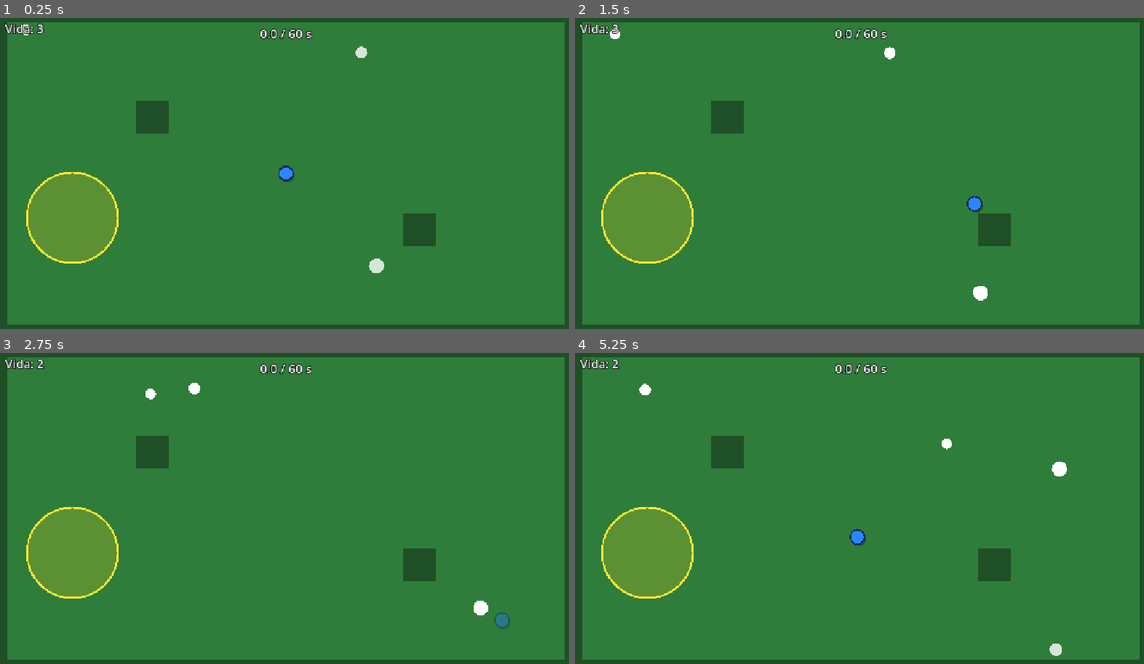
Above: before the commit, frames 1-4 (two rows, left to right).
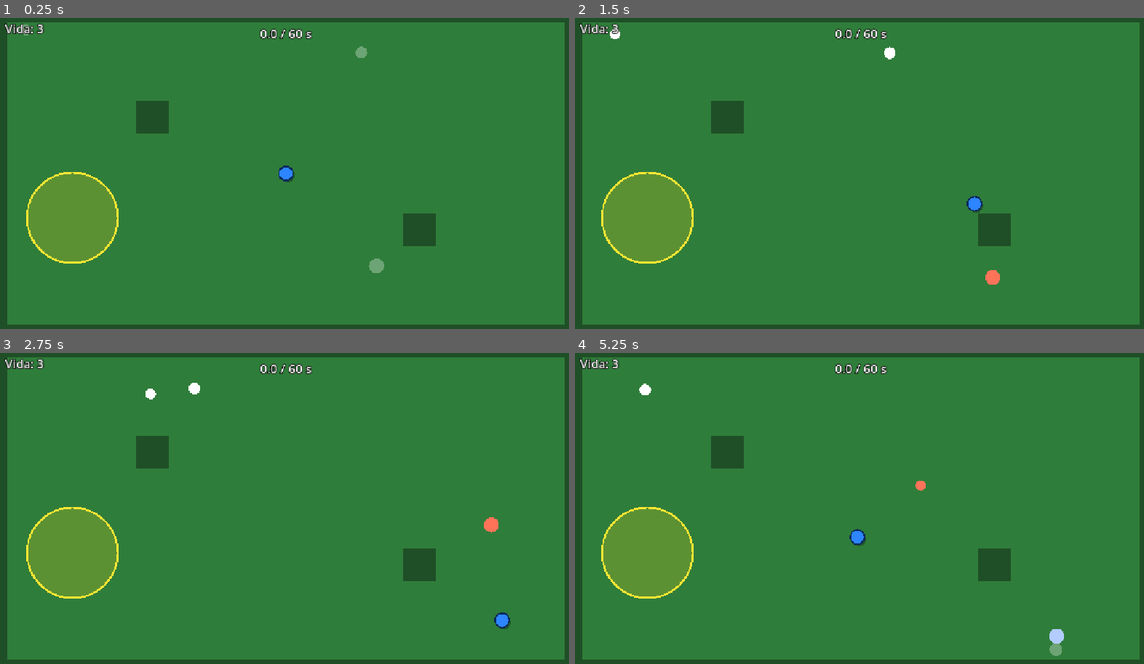
Above: after the commit, the same moments.

Repository: ygor2812/Estadio-Invadido
Game: Godot game, scene res://scenes/main.tscn
Same seed, same stepped clock (60 frames per second), same inputs: the game is played once before the commit and once after it.
Inputs:
- Up to frame 1 (0.25 s): no input
- Up to frame 2 (1.5 s): tap Enter (ui_accept) at 0.5, 0.6, 0.77, 1.07, 1.35 s; hold D 0.53-1.28 s; hold S from 1.28 s (still down)
- Up to frame 3 (2.75 s): tap Enter (ui_accept) at 1.52, 1.82, 2.1 s; release S at 2.03 s; hold D from 2.03 s (still down)
- Up to frame 4 (5.25 s): release D at 2.78 s; hold W 2.78-3.53 s; tap Enter (ui_accept) at 2.85, 3.02, 3.32, 3.6, 3.77, 4.07, 4.35, 4.52, 4.82, 5.1 s; hold A 3.53-5.03 s; hold S from 5.03 s (still down)

The runs differ from the first frame. In frame 1, 0.2% of the frame differs, in the area x 4-68%, y 2-83%; in frame 2, 0.2%; in frame 3, 0.3%; in frame 4, 0.4%, in the area x 6-87%, y 2-98%.

Commit message:
aula-10: Maquina de estados das bolas e organização de arquivos nas pastas

Diff:
--- a/Scripts/bola.gd
+++ b/Scripts/bola.gd
@@ -1,43 +1,123 @@
 extends RigidBody2D
-## Bola quicante. A física (bounce 1, sem atrito, sem gravidade) e o visual
-## (Polygon2D branco) estão na cena bola.tscn. Aqui fica só a lógica.
+#Foi usado a Assistencia de IA na correção de erros das maquinas de estado e na criacao de bolas com tamanhos de diferentes
+const RAIO_BASE := 12.0
 
-const RAIO_BASE := 12.0 # raio do desenho e da colisão em bola.tscn
+const DISTANCIA_CACA := 200.0
+const DISTANCIA_DESISTE := 340.0
+const TEMPO_MINIMO_CACA := 0.8
+const FORCA_CACA := 2.5
+const TEMPO_CACANDO := 3.0
+const TEMPO_CANSADA := 1.5
+const MAX_CACANDO := 3
+
+enum Estado { SURGINDO, QUICANDO, CACANDO, CANSADA }
+
+static var cacando_agora := 0
 
 var raio: float = 12.0
 var velocidade: float = 200.0
-var vel: Vector2 = Vector2.ZERO # velocidade inicial (direção * velocidade)
-var protecao: float = 1.0       # fica parada e piscando antes de começar a se mover
+var vel: Vector2 = Vector2.ZERO
+
+var estado: Estado = Estado.SURGINDO
+var tempo := 0.0
 
 @onready var forma: CollisionShape2D = $CollisionShape2D
 @onready var corpo: Polygon2D = $Corpo
 
 
 func _ready() -> void:
-	# cada bola tem o seu próprio tamanho (duplica o shape para não afetar as outras)
 	var circulo := forma.shape.duplicate() as CircleShape2D
 	circulo.radius = raio
 	forma.shape = circulo
 	corpo.scale = Vector2.ONE * (raio / RAIO_BASE)
+	trocar_estado(Estado.SURGINDO)
 
-	# começa congelada e piscando durante o tempo de proteção
-	freeze = true
-	corpo.modulate.a = 0.3
+
+func _exit_tree() -> void:
+	if estado == Estado.CACANDO:
+		cacando_agora = maxi(cacando_agora - 1, 0)
 
 
 func _physics_process(delta: float) -> void:
-	if protecao > 0.0:
-		protecao -= delta
-		corpo.modulate.a = 0.3 if int(protecao * 10.0) % 2 == 0 else 0.8
-		if protecao <= 0.0:
+	tempo += delta
+
+	match estado:
+		Estado.SURGINDO:
+			corpo.modulate.a = 0.3 if int(tempo * 10.0) % 2 == 0 else 0.8
+			if tempo >= 1.0:
+				trocar_estado(Estado.QUICANDO)
+
+		Estado.QUICANDO:
+			if cacando_agora < MAX_CACANDO and jogador_perto():
+				trocar_estado(Estado.CACANDO)
+
+		Estado.CACANDO:
+			if tempo >= TEMPO_CACANDO:
+				trocar_estado(Estado.CANSADA)
+			elif tempo >= TEMPO_MINIMO_CACA and not jogador_perto(DISTANCIA_DESISTE):
+				trocar_estado(Estado.CANSADA)
+
+		Estado.CANSADA:
+			if tempo >= TEMPO_CANSADA:
+				trocar_estado(Estado.QUICANDO)
+
+
+func trocar_estado(novo: Estado) -> void:
+	if estado == Estado.CACANDO and novo != Estado.CACANDO:
+		cacando_agora = maxi(cacando_agora - 1, 0)
+
+	estado = novo
+	tempo = 0.0
+
+	match estado:
+		Estado.SURGINDO:
+			freeze = true
+			corpo.modulate = Color(1, 1, 1, 0.3)
+		Estado.QUICANDO:
 			freeze = false
-			linear_velocity = vel
-			corpo.modulate.a = 1.0
+			linear_velocity = vel if vel != Vector2.ZERO else Vector2.RIGHT * velocidade
+			corpo.modulate = Color(1, 1, 1, 1)
+		Estado.CACANDO:
+			cacando_agora += 1
+			corpo.modulate = Color(1, 0.45, 0.35, 1)
+		Estado.CANSADA:
+			corpo.modulate = Color(0.7, 0.8, 1, 1)
 
 
 func _integrate_forces(state: PhysicsDirectBodyState2D) -> void:
-	# mantém a velocidade constante nos quiques
+	if estado == Estado.SURGINDO:
+		return
+
 	var v := state.linear_velocity
 	if v.length() < 1.0:
 		v = vel if vel != Vector2.ZERO else Vector2.RIGHT
-	state.linear_velocity = v.normalized() * velocidade
+
+	var direcao := v.normalized()
+	var ritmo := velocidade
+
+	match estado:
+		Estado.CACANDO:
+			var alvo := direcao_do_jogador()
+			if alvo != Vector2.ZERO:
+				direcao = direcao.lerp(alvo, FORCA_CACA * state.step).normalized()
+			ritmo = velocidade * 1.15
+		Estado.CANSADA:
+			ritmo = velocidade * 0.55
+
+	state.linear_velocity = direcao * ritmo
+
+
+func jogador() -> Node2D:
+	return get_tree().get_first_node_in_group("jogador") as Node2D
+
+
+func jogador_perto(limite: float = DISTANCIA_CACA) -> bool:
+	var j := jogador()
+	return j != null and global_position.distance_to(j.global_position) < limite
+
+
+func direcao_do_jogador() -> Vector2:
+	var j := jogador()
+	if j == null:
+		return Vector2.ZERO
+	return (j.global_position - global_position).normalized()
--- a/Scripts/jogador.gd
+++ b/Scripts/jogador.gd
@@ -1,7 +1,4 @@
 extends CharacterBody2D
-## Jogador visto de cima. Anda com WASD ou setas e e' bloqueado pelos muros.
-## (Colisao, grupo "jogador", modo flutuante e o visual estao na cena jogador.tscn.)
-## Aula 09: ganhou vida. Tomar bolada tira 1 de vida, com 1 s de invencibilidade.
 
 const VELOCIDADE := 300.0
 
--- a/Scripts/main.gd
+++ b/Scripts/main.gd
@@ -1,10 +1,6 @@
 extends Node2D
-## Estadio Invadido. O cenario (chao, muros, jogador, zona e HUD)
-## e' montado na cena main.tscn. Este script cuida das bolas, da zona e do tempo.
-## Objetivo (Territorio): somar 60 s dentro da zona amarela.
-## Aula 09: fim da partida -- vence aos 60 s na zona, perde quando a vida acaba.
 
-const BolaCena = preload("res://scenes/bola.tscn")
+const BolaCena = preload("res://entities/bola.tscn")
 
 const ARENA := Rect2(24, 24, 1104, 600) # parte caminhavel (dentro dos muros)
 const TEMPO_META := 60.0
--- a/Scripts/zona.gd
+++ b/Scripts/zona.gd
@@ -1,6 +1,4 @@
 extends Area2D
-## Zona amarela. O tamanho vem do CollisionShape2D (círculo) em zona.tscn
-## e o visual (Preenchimento + Borda) acompanha esse tamanho.
 
 const RAIO_BASE := 90.0 # raio do desenho em zona.tscn
 
@@ -14,14 +12,11 @@
 @onready var visual: Node2D = $Visual
 @onready var preenchimento: Polygon2D = $Visual/Preenchimento
 
-
 func _ready() -> void:
 	visual.scale = Vector2.ONE * (raio() / RAIO_BASE)
 
-
 func raio() -> float:
 	return (forma.shape as CircleShape2D).radius
-
 
 func jogador_dentro() -> bool:
 	for corpo in get_overlapping_bodies():
--- a/scenes/main.tscn
+++ b/scenes/main.tscn
@@ -1,7 +1,7 @@
 [gd_scene format=3 uid="uid://cxjfoys2f6wtr"]
 
 [ext_resource type="Script" uid="uid://bbb4c2t00punb" path="res://Scripts/main.gd" id="1"]
-[ext_resource type="PackedScene" path="res://scenes/jogador.tscn" id="2"]
+[ext_resource type="PackedScene" path="res://entities/jogador.tscn" id="2"]
 [ext_resource type="PackedScene" path="res://scenes/zona.tscn" id="3"]
 
 [sub_resource type="RectangleShape2D" id="1"]
Renamed: scenes/bola.tscn -> entities/bola.tscn
Renamed: scenes/jogador.tscn -> entities/jogador.tscn
Not shown, changed: DEVLOG.md
